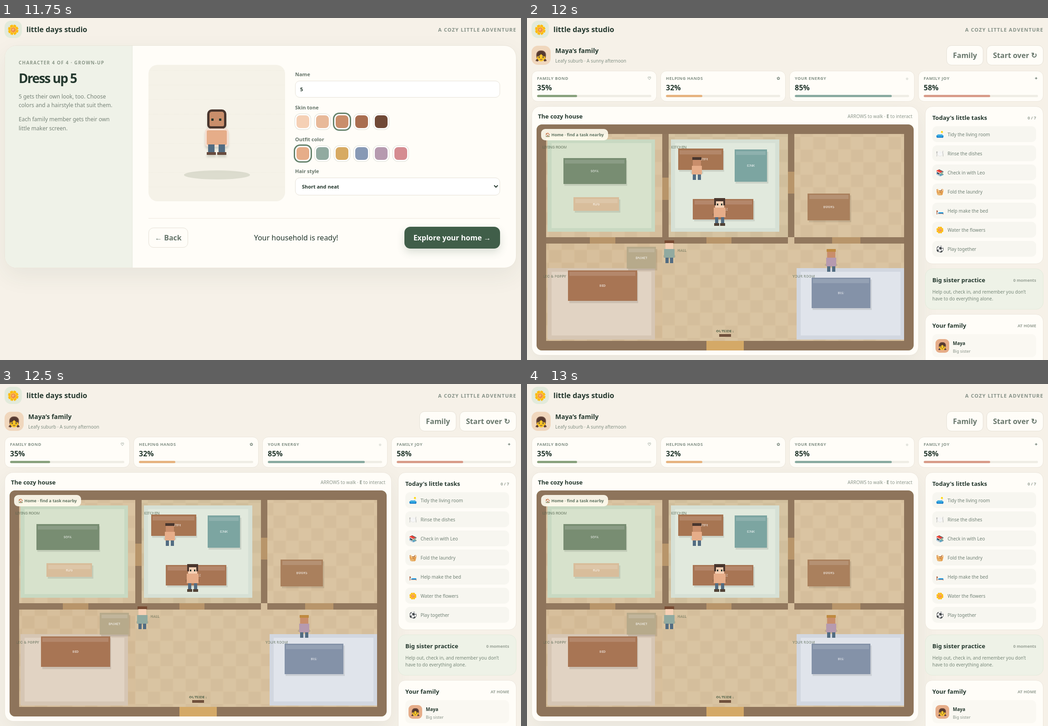
Above: before the commit, frames 1-4 (two rows, left to right).
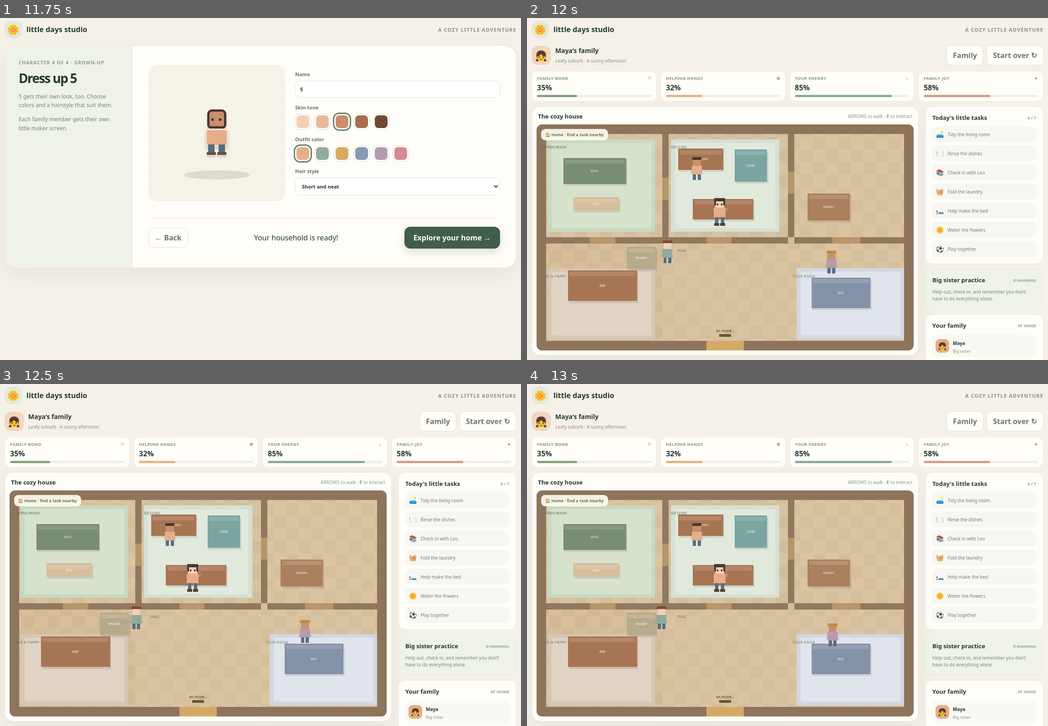
Above: after the commit, the same moments.

Repository: gkid123-frog/PlayGround
Game: browser game, page index.html
The game is run twice, just before and just after one commit, with the same random seed, the same clock (stepped at 60 frames per second) and the same inputs.
Inputs (mouse positions are in pixels of both pictures, inside the frame that each line leads up to):
- Up to frame 1 (11.75 s): hold D 1.03-1.53 s; click "Meet the family ↗" at 1.27 s; tap E at 1.52 s; hold S 1.58-1.85 s; click "Medium" at 1.77 s; hold A 1.9-2.47 s; click "Lilac" at 2.02 s; tap A at 2.27 s; hold W 2.52-2.82 s; click "Dark" at 2.77 s; hold D 2.87-3.53 s; tap D at 3.02 s; click "Rose" at 3.52 s; hold W 3.58-3.82 s; tap W at 3.77 s; hold A 3.87-4.3 s; click "Deep" at 4.27 s; hold S 4.35-4.68 s; tap S at 4.52 s; hold D 4.73-5.23 s; click "Next character →" at 4.77 s; click "Warm" at 5.02 s; hold S 5.28-5.55 s; hold A 5.6-6.17 s; click "Medium" at 5.77 s; hold W 6.22-6.52 s; click "Next character →" at 6.52 s; hold D 6.57-7.23 s; click "Next character →" at 7.27 s; click "Peach" at 8.02 s; click "Blue" at 8.77 s; click (395, 89) at 9.52 s; type "5" at 9.52 s; tap Enter at 9.55 s; click "Sage" at 10.27 s; click "Gold" at 11.02 s
- Up to frame 2 (12 s): click "Explore your home →" at 11.77 s
- Up to frame 3 (12.5 s): no input
- Up to frame 4 (13 s): no input

Frame 1 is identical in both runs. In frame 2, 0.1% of the frame differs, in the area x 25-60%, y 65-75%; in frame 3, 0.3%; in frame 4, 0.4%, in the area x 24-60%, y 65-77%.
Error before the commit: TypeError: e.prevent is not a function

Commit message:
Publish static build for issue #1
Run: 44988176047
Attempt: 1
Generation: 12
Source: b1b0df53e9460a734f948aea10b193c760d420e1

Diff:
--- a/index.html
+++ b/index.html
@@ -49,7 +49,7 @@
 $('#makerNext').addEventListener('click',()=>{people[makerIndex].name=people[makerIndex].name.trim()||'Friend';if(makerIndex<people.length-1){makerIndex++;drawMaker();}else startGame();});
 $('#makerBack').addEventListener('click',()=>{if(makerIndex>0){makerIndex--;drawMaker();}else showScreen('setupScreen');});
 
-const canvas=$('#gameCanvas'),ctx=canvas.getContext('2d'),T=32;
+const canvas=$('#gameCanvas'),ctx=canvas.getContext('2d',{alpha:false});ctx.imageSmoothingEnabled=false;const T=32;
 const tasks=[
  {id:'cushions',map:'house',x:170,y:224,icon:'🛋️',label:'Straighten the couch cushions',short:'Tidy the living room',kind:'chore',done:false},
  {id:'dishes',map:'house',x:530,y:130,icon:'🍽️',label:'Help rinse the breakfast dishes',short:'Rinse the dishes',kind:'chore',done:false},
@@ -67,6 +67,11 @@
  {x:230,y:312,w:74,h:55,color:'#b7aa8b',label:'BASKET',solid:true}
 ];
 const player={x:466,y:212,dir:'down',walk:0};let held=new Set(),lastTime=0,toastTimer,nearby=null;
+const npcStates=[
+ {index:1,x:338,y:318,tx:338,ty:318,dir:'down',speed:.35,pace:0},
+ {index:2,x:750,y:340,tx:750,ty:340,dir:'left',speed:.28,pace:0},
+ {index:3,x:408,y:105,tx:408,ty:105,dir:'left',speed:.22,pace:0}
+];
 function startGame(){
  game={map:'house',town:$('#homeTown').value,doneMoments:0,stats:{bond:35,helpfulness:32,energy:85,joy:58},journal:[],family:people.map(p=>({...p})),completed:new Set(),playerIndex:0};
  player.x=466;player.y=212;player.dir='down';
@@ -132,9 +137,11 @@
 }
 
 function drawPeople(){
- if(!game)return;
- const family=[{x:338,y:318,name:game.family[1]?.name||'Leo',person:game.family[1]},{x:750,y:340,name:game.family[2]?.name||'',person:game.family[2]},{x:550,y:130,name:game.family[3]?.name||'',person:game.family[3]}];
- family.forEach((m,i)=>{if(!m.person)return;let position=m.person.adult?{x:408,y:105}:{x:m.x,y:m.y};drawAvatar(position.x,position.y,m.person,i===0?'down':'left');});
+  if(!game)return;
+  npcStates.forEach(n=>{
+    const p=game.family[n.index];
+    if(p&&game.map==='house')drawAvatar(n.x,n.y,p,n.dir);
+  });
 }
 function drawPlayer(){
  const p=game.family[0];const size=24;
@@ -146,22 +153,81 @@
 function drawAvatar(x,y,p,dir='down'){ctx.save();ctx.translate(x,y);ctx.fillStyle='rgba(39,58,45,.15)';ctx.beginPath(); …(324 unchanged characters)…
 
 let keys={};
-window.addEventListener('keydown',e=>{const k=e.key.toLowerCase();if(['arrowup','arrowdown','arrowleft','arrowright','w','a','s','d','e',' '].includes(k)){e.prevent();keys[k]=true;}if(k==='e'||k===' ')interact();});
+window.addEventListener('keydown',e=>{
+  const k=e.key.toLowerCase();
+  if(['arrowup','arrowdown','arrowleft','arrowright','w','a','s','d','e',' '].includes(k)){
+    e.preventDefault();
+    keys[k]=true;
+  }
+  if(k==='e'||k===' ')interact();
+});
 window.addEventListener('keyup',e=>{keys[e.key.toLowerCase()]=false;});
-document.querySelectorAll('[data-dir]').forEach(b=>{const dir=b.dataset.dir;const key=dir==='up'?'arrowup':dir==='down'?'arrowdown':dir==='left'?'arrowleft':'arrowright';const start=e=>{e.preventDefault();keys[key]=true;};const end=e=>{e.preventDefault();keys[key]=false;};b.addEventListener('pointerdown',start);b.addEventListener('pointerup',end);b.addEventListener('pointercancel',end);b.addEventListener('pointerleave',end);});
+window.addEventListener('blur',()=>{keys={};});
+document.querySelectorAll('[data-dir]').forEach(b=>{
+  const key=b.dataset.dir==='up'?'arrowup':b.dataset.dir==='down'?'arrowdown':b.dataset.dir==='left'?'arrowleft':'arrowright';
+  const start=e=>{e.preventDefault();b.setPointerCapture?.(e.pointerId);keys[key]=true;};
+  const end=e=>{e.preventDefault();keys[key]=false;};
+  b.addEventListener('pointerdown',start);
+  b.addEventListener('pointerup',end);
+  b.addEventListener('pointercancel',end);
+});
 
 function blocked(x,y){
- if(x<24||x>936||y<24||y>552)return true;
- if(game.map==='house'){
-  if(y<288&&x>304&&x<336)return true;if(y<288&&x>624&&x<656)return true;if(y>288&&y<304&&((x<136)||(x>432&&x<496)||(x>824)||(x>752&&x<752)) )return true;
-  for(const o of houseObjects){if(o.solid&&x+14>o.x&&x-14<o.x+o.w&&y+14>o.y&&y-14<o.y+o.h)return true;}
- }else{
-  if(x>60&&x<470&&y>40&&y<208)return true;if(x>480&&x<550&&y>220)return true;if(x>690&&x<810&&y>380)return true;if(x>650&&x<830&&y>70&&y<290)return true;
- }
- return false;
-}
-function loop(now){if(!game)return;const dt=Math.min((now-lastTime)/16.67,2);lastTime=now;let dx=0,dy=0;if(keys.arrowleft||keys.a)dx-=1;if(keys.arrowright||keys.d)dx+=1;if(keys.arrowup||keys.w)dy-=1;if(keys.arrowdown||keys.s)dy+=1;if(dx||dy){const len=Math.hypot(dx,dy);dx/=len;dy/=len;const speed=3*dt;if(!blocked(player.x+dx*speed,player.y))player.x+=dx*speed;if(!blocked(player.x,player.y+dy*speed))player.y+=dy*speed;player.walk+=dt;if(dy<0)player.dir='up';else if(dy>0)player.dir='down';else if(dx<0)player.dir='left';else player.dir='right';}
- checkTransitions();checkNearby();drawMap();requestAnimationFrame(loop);}
+  if(x<24||x>936||y<24||y>552)return true;
+  if(game.map==='house'){
+   if(y<288&&x>304&&x<336)return true;if(y<288&&x>624&&x<656)return true;if(y>288&&y<304&&((x<136)||(x>432&&x<496)||(x>824)||(x>752&&x<752)))return true;
+   for(const o of houseObjects){if(o.solid&&x+14>o.x&&x-14<o.x+o.w&&y+14>o.y&&y-14<o.y+o.h)return true;}
+  }else{
+   if(x>60&&x<470&&y>40&&y<208)return true;if(x>480&&x<550&&y>220)return true;if(x>690&&x<810&&y>380)return true;if(x>650&&x<830&&y>70&&y<290)return true;
+  }
+  return false;
+}
+
+function updateNpcs(dt){
+  if(game.map!=='house')return;
+  npcStates.forEach((n,i)=>{
+    if(!game.family[n.index])return;
+    n.pace+=dt;
+    const bases=[
+      {x1:300,x2:390,y1:306,y2:500},
+      {x1:680,x2:850,y1:320,y2:520},
+      {x1:350,x2:610,y1:70,y2:250}
+    ];
+    const b=bases[i];
+    if(n.pace>180+n.index*70||Math.hypot(n.x-n.tx,n.y-n.ty)<5){
+      n.pace=0;
+      n.tx=b.x1+Math.random()*(b.x2-b.x1);
+      n.ty=b.y1+Math.random()*(b.y2-b.y1);
+    }
+    const dx=n.tx-n.x,dy=n.ty-n.y,len=Math.hypot(dx,dy)||1;
+    const nx=n.x+(dx/len)*n.speed*dt,ny=n.y+(dy/len)*n.speed*dt;
+    if(!blocked(nx,n.y))n.x=nx;
+    if(!blocked(n.x,ny))n.y=ny;
+    if(Math.abs(dx)>Math.abs(dy))n.dir=dx<0?'left':'right';else n.dir=dy<0?'up':'down';
+  });
+}
+
+function loop(now){
+  if(!game)return;
+  const dt=Math.min(Math.max((now-lastTime)/16.67,0.25),2);
+  lastTime=now;
+  let dx=0,dy=0;
+  if(keys.arrowleft||keys.a)dx-=1;
+  if(keys.arrowright||keys.d)dx+=1;
+  if(keys.arrowup||keys.w)dy-=1;
+  if(keys.arrowdown||keys.s)dy+=1;
+  if(dx||dy){
+    const len=Math.hypot(dx,dy);dx/=len;dy/=len;
+    const speed=3.2*dt;
+    if(!blocked(player.x+dx*speed,player.y))player.x+=dx*speed;
+    if(!blocked(player.x,player.y+dy*speed))player.y+=dy*speed;
+    player.walk+=dt;
+    if(dy<0)player.dir='up';else if(dy>0)player.dir='down';else if(dx<0)player.dir='left';else player.dir='right';
+  }
+  updateNpcs(dt);
+  checkTransitions();checkNearby();drawMap();requestAnimationFrame(loop);
+}
+
 function checkTransitions(){if(game.map==='house'&&player.y>540&&player.x>432&&player.x<528){game.map='yard';player.x=2 …(239 unchanged characters)…
  if(game.map==='yard'&&player.y<220&&player.x>235&&player.x<295){game.map='house';player.x=480;player.y=530;$('#mapName …(197 unchanged characters)…
 function checkNearby(){nearby=null;let best=44;tasks.forEach(t=>{if(t.map===game.map&&!game.completed.has(t.id)){const  …(222 unchanged characters)…
Not shown, changed: .omgithub/deployment.json
